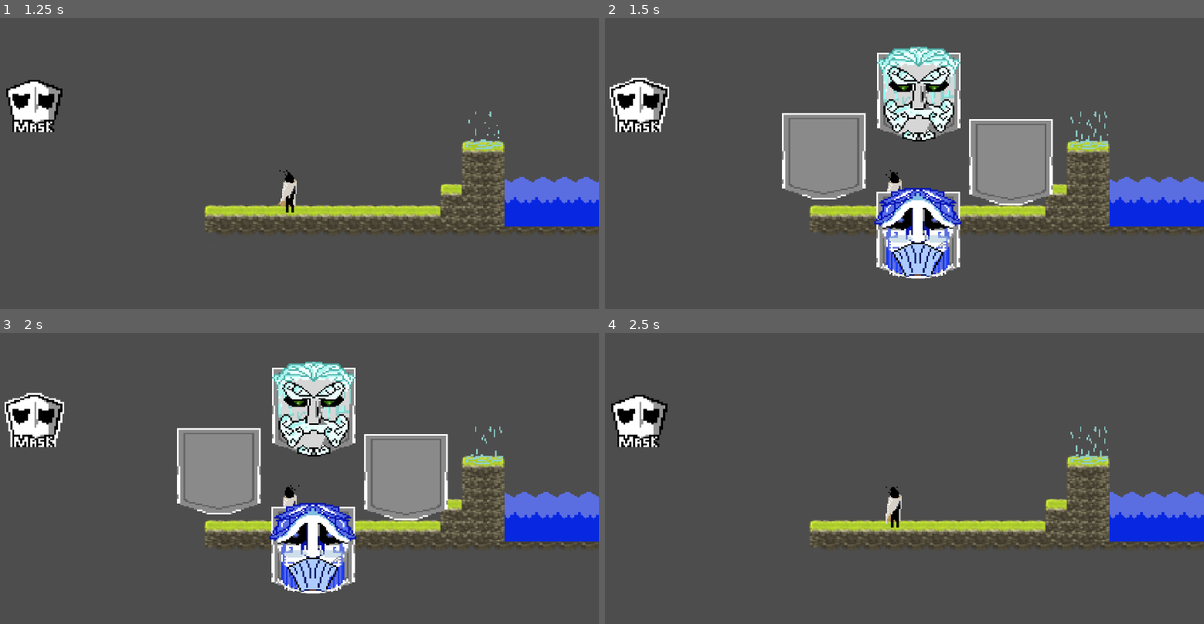
Above: before the commit, frames 1-4 (two rows, left to right).
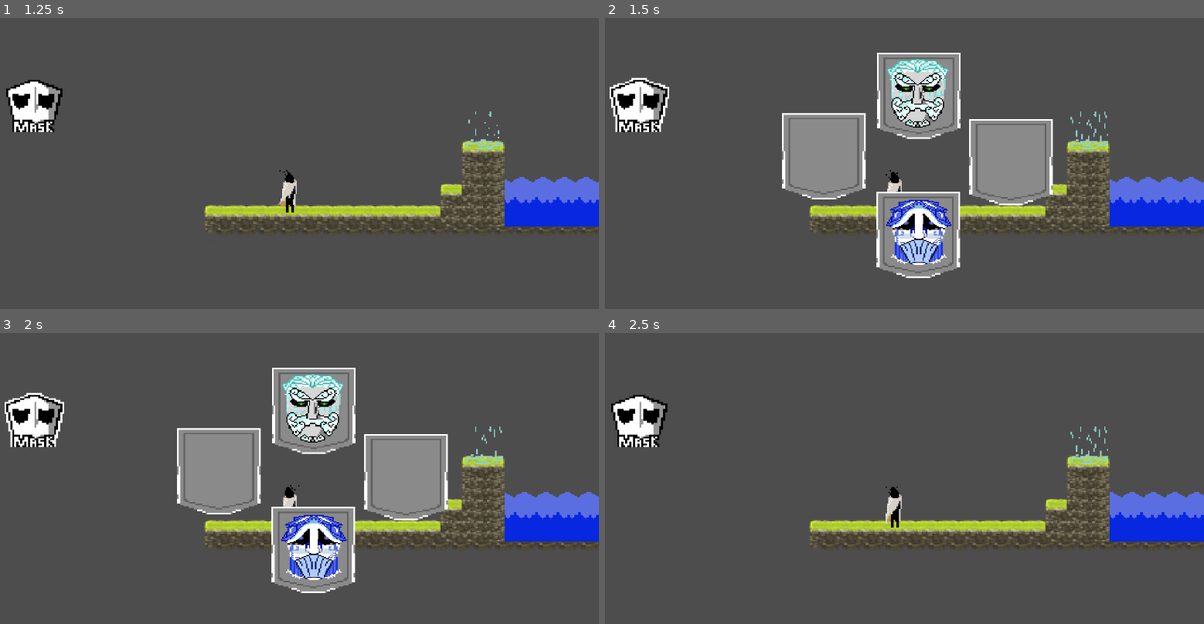
Above: after the commit, the same moments.

Repository: ThanhQuang214/gamejam2026
Game: Godot game, scene res://scenes/main_menu.tscn
Same seed, same stepped clock (60 frames per second), same inputs: the game is played once before the commit and once after it.
Inputs (mouse positions are in pixels of both pictures, inside the frame that each line leads up to):
- Up to frame 1 (1.25 s): click "Chơi" at 0.5 s
- Up to frame 2 (1.5 s): click (640, 105) at 1.25 s
- Up to frame 3 (2 s): no input
- Up to frame 4 (2.5 s): click (916, 408) at 2 s

Frame 1 is identical in both runs. In frame 2, 5.8% of the frame differs, in the area x 44-60%, y 9-90%; in frame 3, 5.8%; in frame 4, nothing differs.

Commit message:
modify mask menu

Diff:
--- a/scenes/mask_ui.tscn
+++ b/scenes/mask_ui.tscn
@@ -8,7 +8,6 @@
 [ext_resource type="Texture2D" uid="uid://cqohf4r42fi8v" path="res://asset/ui/wind_mask_ui.png" id="4_kc65w"]
 
 [node name="maskUi" type="Control"]
-visible = false
 layout_mode = 3
 anchor_left = 0.271701
 anchor_right = 0.810764
@@ -33,6 +32,10 @@
 anchors_preset = 15
 anchor_right = 1.0
 anchor_bottom = 1.0
+offset_left = 23.0005
+offset_top = 23.0
+offset_right = -27.0002
+offset_bottom = -27.0002
 grow_horizontal = 2
 grow_vertical = 2
 texture_normal = ExtResource("3_rf7mn")
@@ -52,10 +55,12 @@
 [node name="mask2But" type="TextureButton" parent="mask2"]
 layout_mode = 1
 anchors_preset = -1
-anchor_left = -0.005
-anchor_top = -0.0222222
-anchor_right = 0.995
-anchor_bottom = 0.977778
+anchor_left = 0.130001
+anchor_top = 0.111112
+anchor_right = 1.13
+anchor_bottom = 1.11111
+offset_right = -50.0
+offset_bottom = -50.0005
 grow_horizontal = 2
 grow_vertical = 2
 texture_normal = ExtResource("2_ykyxb")
--- /dev/null
+++ b/scenes/tileSet.tscn
@@ -0,0 +1,4 @@
+[gd_scene format=3 uid="uid://cogdt8gi6nsjf"]
+
+[node name="TileSet" type="TileMap"]
+format = 2
--- a/script/mask_ui.gd
+++ b/script/mask_ui.gd
@@ -3,14 +3,17 @@
 var isOpen: bool
 # Called when the node enters the scene tree for the first time.
 func _ready() -> void:
-	pass # Replace with function body.
+	isOpen = false
+	visible = false
 
 func open():
 	visible = true
 	isOpen = true
+
 func close():
 	visible = false
 	isOpen = false
+
 func _input(event: InputEvent) -> void:
 	if event.is_action_pressed("ui_mask"):
 		if isOpen == false:
--- a/script/player.gd
+++ b/script/player.gd
@@ -4,6 +4,7 @@
 const JUMP_VELOCITY = -250
 var mask2: bool = false
 var mask1: bool = false
+var mask: int = 0
 var Jump_High = 1
 
 @onready var sprite: AnimatedSprite2D = $AnimatedSprite2D
@@ -12,6 +13,7 @@
 	Global.mask1_active.connect(_mask1_power)
 
 	Global.boost_jump.connect(_boost_jump)
+
 func _physics_process(delta: float) -> void:
 	# Add the gravity.
 	if not is_on_floor():
Not shown: 1 places in scenes/main_menu.tscn that only renumber resources
